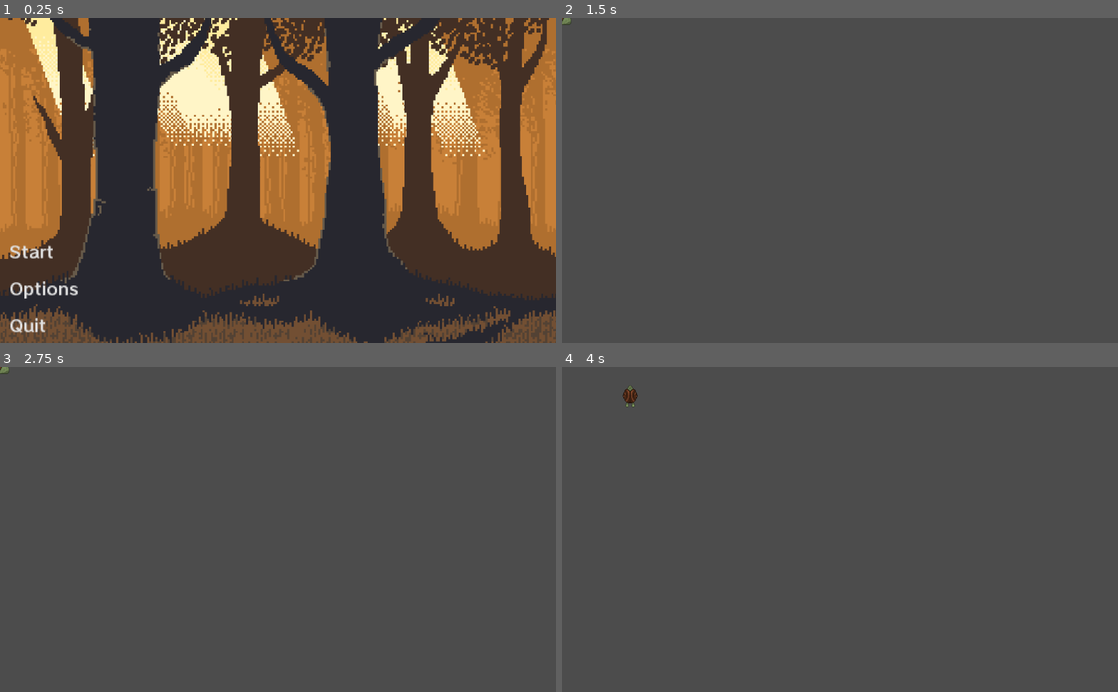
Above: before the commit, frames 1-4 (two rows, left to right).
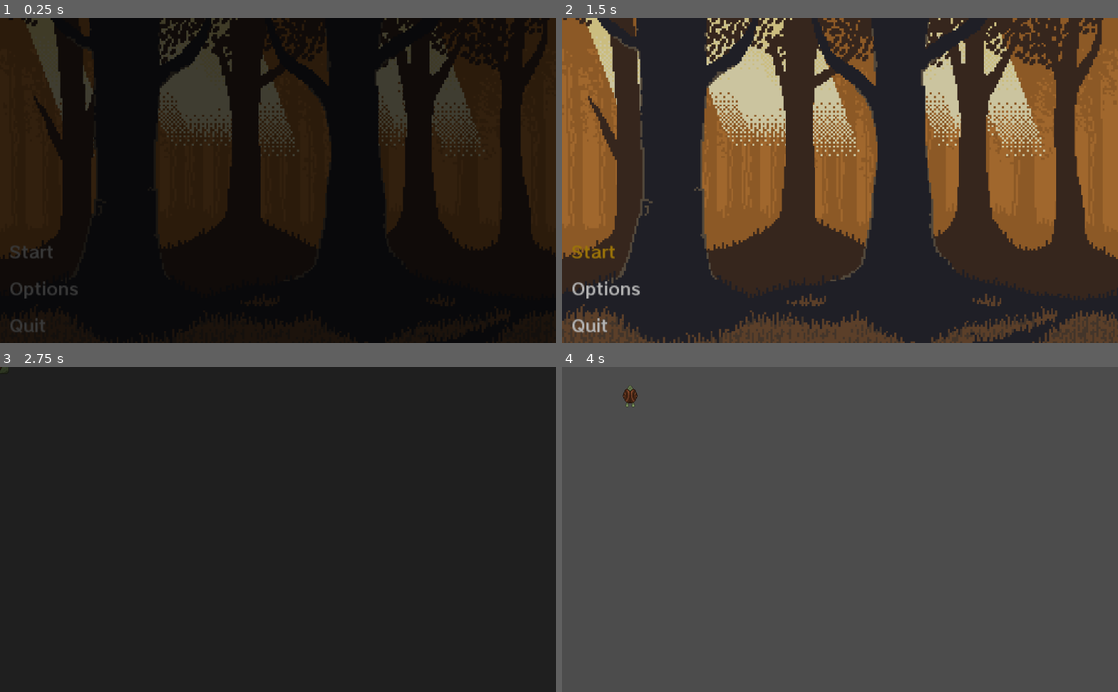
Above: after the commit, the same moments.

Repository: tyvonnou/Zelda
Game: Godot game, scene res://scenes/interface/Menu.tscn
Same seed, same stepped clock (60 frames per second), same inputs: the game is played once before the commit and once after it.
Inputs (mouse positions are in pixels of both pictures, inside the frame that each line leads up to):
- Up to frame 1 (0.25 s): no input
- Up to frame 2 (1.5 s): click "Options" at 0.5 s; click "Start" at 1.25 s
- Up to frame 3 (2.75 s): click (44, 601) at 2 s, where only the run after the commit has a clickable "Start"
- Up to frame 4 (4 s): hold Right (ui_right) 2.78-3.53 s; hold Down (ui_down) from 3.53 s (still down)

The runs differ from the first frame. In frame 1, 100% of the frame differs, in the area x 0-100%, y 0-100%; in frame 2, 99%; in frame 3, 100%; in frame 4, nothing differs.

Commit message:
[asset][scenes] - Refactoring and new feature
✨ - Add transition system between scenes
♻️  - Refactoring structure of the scripts
⚰️ - Remove dead code

Diff:
--- a/assets/menu/theme/menu.tres
+++ b/assets/menu/theme/menu.tres
@@ -7,6 +7,10 @@
 
 [sub_resource type="StyleBoxFlat" id=2]
 draw_center = false
+
+[sub_resource type="StyleBoxFlat" id=3]
+draw_center = false
+border_width_left = 10
 
 [resource]
 default_font = SubResource( 1 )
@@ -19,6 +23,6 @@
 Button/fonts/font = SubResource( 1 )
 Button/styles/disabled = null
 Button/styles/focus = SubResource( 2 )
-Button/styles/hover = null
+Button/styles/hover = SubResource( 3 )
 Button/styles/normal = null
 Button/styles/pressed = null
--- /dev/null
+++ b/scenes/interface/Buttons.gd
@@ -0,0 +1,38 @@
+extends VBoxContainer
+
+export var keyboardPressed = false
+export var buttonPressed = "NONE"
+
+func _process(delta) -> void:
+
+	# Select when keyboard pressed
+	if ((Input.is_action_pressed("ui_right") ||
+		Input.is_action_pressed("ui_left") ||
+		Input.is_action_pressed("ui_up") ||
+		Input.is_action_pressed("ui_down")) && !keyboardPressed):
+			$StartButton.grab_focus()
+			keyboardPressed = true
+
+	# Remove select keyboard if is selected with the mouse
+	if (($StartButton.is_hovered() ||
+		$OptionButton.is_hovered() ||
+		$QuitButton.is_hovered()) && keyboardPressed):
+			$StartButton.release_focus()
+			$OptionButton.release_focus()
+			$QuitButton.release_focus()
+			keyboardPressed = false
+
+func _on_StartButton_button_down():
+	$ButtonSelected.play()
+	buttonPressed = "START"
+	get_tree().get_root().set_disable_input(true)
+
+func _on_OptionButton_button_down():
+	$ButtonSelected.play()
+	buttonPressed = "OPTIONS"
+	get_tree().get_root().set_disable_input(true)
+
+func _on_QuitButton_button_down():
+	$ButtonSelected.play()
+	buttonPressed = "QUIT"
+	get_tree().get_root().set_disable_input(true)
--- a/scenes/interface/Layer1.gd
+++ /dev/null
@@ -1,23 +0,0 @@
-extends ParallaxLayer
-
-
-export (int) var sprite_scale = 4
-export (bool) var y_mirroring = false
-
-var last_screen_size = Vector2()
-func _process(_delta):
-	var screen_size = get_viewport_rect().size
-	if screen_size != last_screen_size:
-		var sprite = get_children()[0]
-		sprite.scale = Vector2(sprite_scale, sprite_scale)
-		var sprite_size = sprite.get_rect().size
-		var rect = Rect2(0, 0, sprite_size.x * ceil(screen_size.x / sprite_size.x/sprite_scale),
-		 sprite_size.y)
-		sprite.region_rect = rect
-		sprite.region_enabled = true
-		motion_mirroring = Vector2(rect.size.x*sprite_scale, 0)
-		if y_mirroring:
-			rect.size.y = sprite_size.y * ceil(screen_size.y / sprite_size.y/sprite_scale)
-			sprite.region_rect = rect
-			motion_mirroring.y = rect.size.y*sprite_scale
-	last_screen_size = screen_size
--- a/scenes/interface/Layer2.gd
+++ /dev/null
@@ -1,22 +0,0 @@
-extends ParallaxLayer
-
-export (int) var sprite_scale = 4
-export (bool) var y_mirroring = false
-
-var last_screen_size = Vector2()
-func _process(_delta):
-	var screen_size = get_viewport_rect().size
-	if screen_size != last_screen_size:
-		var sprite = get_children()[0]
-		sprite.scale = Vector2(sprite_scale, sprite_scale)
-		var sprite_size = sprite.get_rect().size
-		var rect = Rect2(0, 0, sprite_size.x * ceil(screen_size.x / sprite_size.x/sprite_scale),
-		 sprite_size.y)
-		sprite.region_rect = rect
-		sprite.region_enabled = true
-		motion_mirroring = Vector2(rect.size.x*sprite_scale, 0)
-		if y_mirroring:
-			rect.size.y = sprite_size.y * ceil(screen_size.y / sprite_size.y/sprite_scale)
-			sprite.region_rect = rect
-			motion_mirroring.y = rect.size.y*sprite_scale
-	last_screen_size = screen_size
--- a/scenes/interface/Layer3.gd
+++ /dev/null
@@ -1,22 +0,0 @@
-extends ParallaxLayer
-
-export (int) var sprite_scale = 4
-export (bool) var y_mirroring = false
-
-var last_screen_size = Vector2()
-func _process(_delta):
-	var screen_size = get_viewport_rect().size
-	if screen_size != last_screen_size:
-		var sprite = get_children()[0]
-		sprite.scale = Vector2(sprite_scale, sprite_scale)
-		var sprite_size = sprite.get_rect().size
-		var rect = Rect2(0, 0, sprite_size.x * ceil(screen_size.x / sprite_size.x/sprite_scale),
-		 sprite_size.y)
-		sprite.region_rect = rect
-		sprite.region_enabled = true
-		motion_mirroring = Vector2(rect.size.x*sprite_scale, 0)
-		if y_mirroring:
-			rect.size.y = sprite_size.y * ceil(screen_size.y / sprite_size.y/sprite_scale)
-			sprite.region_rect = rect
-			motion_mirroring.y = rect.size.y*sprite_scale
-	last_screen_size = screen_size
--- a/scenes/interface/Layer4.gd
+++ /dev/null
@@ -1,22 +0,0 @@
-extends ParallaxLayer
-
-export (int) var sprite_scale = 4
-export (bool) var y_mirroring = false
-
-var last_screen_size = Vector2()
-func _process(_delta):
-	var screen_size = get_viewport_rect().size
-	if screen_size != last_screen_size:
-		var sprite = get_children()[0]
-		sprite.scale = Vector2(sprite_scale, sprite_scale)
-		var sprite_size = sprite.get_rect().size
-		var rect = Rect2(0, 0, sprite_size.x * ceil(screen_size.x / sprite_size.x/sprite_scale),
-		 sprite_size.y)
-		sprite.region_rect = rect
-		sprite.region_enabled = true
-		motion_mirroring = Vector2(rect.size.x*sprite_scale, 0)
-		if y_mirroring:
-			rect.size.y = sprite_size.y * ceil(screen_size.y / sprite_size.y/sprite_scale)
-			sprite.region_rect = rect
-			motion_mirroring.y = rect.size.y*sprite_scale
-	last_screen_size = screen_size
--- a/scenes/interface/Menu.gd
+++ b/scenes/interface/Menu.gd
@@ -1,44 +1,17 @@
 extends Control
 
+signal scene_change_requested(next_scene)
 
-# Declare member variables here. Examples:
-var keyboardPressed = false
-export var LIGHT_SPEED = -0.02
-# var b = "text"
-
-
-# Called when the node enters the scene tree for the first time.
-func _ready():
-	pass
-
-func _process(delta) -> void:
-
-	if ((Input.is_action_pressed("ui_right") ||
-		Input.is_action_pressed("ui_left") ||
-		Input.is_action_pressed("ui_up") ||
-		Input.is_action_pressed("ui_down")) && !keyboardPressed):
-			$VBoxContainer/StartButton.grab_focus()
-			keyboardPressed = true
-
-	if (($VBoxContainer/StartButton.is_hovered() ||
-		$VBoxContainer/OptionButton.is_hovered() ||
-		$VBoxContainer/QuitButton.is_hovered()) && keyboardPressed):
-			$VBoxContainer/StartButton.release_focus()
-			$VBoxContainer/OptionButton.release_focus()
-			$VBoxContainer/QuitButton.release_focus()
-			keyboardPressed = false
-
-
-	$VBoxContainer/ParallaxBackground/Layer2.motion_offset.x += delta * -0.5
-	$VBoxContainer/ParallaxBackground/Layer1.motion_offset.x += delta * -3
-	$VBoxContainer/ParallaxBackground/Layer3.motion_offset.x += delta * -4
-	$VBoxContainer/ParallaxBackground/Layer4.motion_offset.x += delta * -7
-
-func _on_StartButton_button_down():
-	get_tree().change_scene("res://scenes/personnages/escargotVert/Personnage.tscn")
-
-func _on_OptionButton_button_down():
-	pass
-
-func _on_QuitButton_button_down():
-	get_tree().quit() # Replace with function body.
+func _process(_delta: float) -> void:
+	# Button effect after sound is playing
+	if ($Buttons.buttonPressed != "NONE"):
+		match ($Buttons.buttonPressed):
+			"START":
+				get_tree().get_root().set_disable_input(false)
+				emit_signal("scene_change_requested", "res://scenes/personnages/escargotVert/Personnage.tscn")
+				$Buttons.buttonPressed = "NONE"
+			"OPTIONS":
+				get_tree().get_root().set_disable_input(false)
+				$Buttons.buttonPressed = "NONE"
+			"QUIT":
+				get_tree().quit()
--- a/scenes/interface/Menu.tscn
+++ b/scenes/interface/Menu.tscn
@@ -7,19 +7,19 @@
 [ext_resource path="res://assets/menu/layers/parallax-forest-middle-trees.png" type="Texture" id=5]
 [ext_resource path="res://assets/menu/layers/parallax-forest-lights.png" type="Texture" id=6]
 [ext_resource path="res://assets/menu/layers/parallax-forest-front-trees.png" type="Texture" id=7]
+[ext_resource path="res://assets/audio/menu/UI_Quirky7.ogg" type="AudioStream" id=8]
+[ext_resource path="res://scenes/interface/ParallaxBackground.gd" type="Script" id=9]
+[ext_resource path="res://scenes/interface/Buttons.gd" type="Script" id=10]
+[ext_resource path="res://scenes/transition/Transition.tscn" type="PackedScene" id=11]
 
 [node name="Menu" type="Control"]
-anchor_left = -0.135
-anchor_top = -0.128
-anchor_right = 0.133
-anchor_bottom = 0.128
-margin_left = 138.24
-margin_top = 76.8
-margin_right = -136.192
-margin_bottom = -76.8
+anchor_right = 1.0
+anchor_bottom = 1.0
+margin_right = -1024.0
+margin_bottom = -600.0
 script = ExtResource( 1 )
 
-[node name="VBoxContainer" type="VBoxContainer" parent="."]
+[node name="Buttons" type="VBoxContainer" parent="."]
 anchor_left = 0.036
 anchor_top = 0.624
 anchor_right = 0.176
@@ -30,8 +30,9 @@
 margin_bottom = 498.0
 rect_scale = Vector2( 2, 2 )
 theme = ExtResource( 2 )
+script = ExtResource( 10 )
 
-[node name="StartButton" type="Button" parent="VBoxContainer"]
+[node name="StartButton" type="Button" parent="Buttons"]
 margin_right = 76.0
 margin_bottom = 30.0
 focus_neighbour_top = NodePath("../QuitButton")
@@ -39,7 +40,7 @@
 flat = true
 align = 0
 
-[node name="OptionButton" type="Button" parent="VBoxContainer"]
+[node name="OptionButton" type="Button" parent="Buttons"]
 margin_top = 34.0
 margin_right = 76.0
 margin_bottom = 64.0
@@ -47,7 +48,7 @@
 flat = true
 align = 0
 
-[node name="QuitButton" type="Button" parent="VBoxContainer"]
+[node name="QuitButton" type="Button" parent="Buttons"]
 margin_top = 68.0
 margin_right = 76.0
 margin_bottom = 98.0
@@ -56,42 +57,49 @@
 flat = true
 align = 0
 
-[node name="ParallaxBackground" type="ParallaxBackground" parent="VBoxContainer"]
+[node name="ParallaxBackground" type="ParallaxBackground" parent="Buttons"]
 scale = Vector2( 3.8, 3.8 )
 transform = Transform2D( 3.8, 0, 0, 3.8, 0, 0 )
+script = ExtResource( 9 )
 
-[node name="Layer1" type="ParallaxLayer" parent="VBoxContainer/ParallaxBackground"]
+[node name="Layer1" type="ParallaxLayer" parent="Buttons/ParallaxBackground"]
 motion_mirroring = Vector2( 272, 0 )
 
-[node name="Sprite" type="Sprite" parent="VBoxContainer/ParallaxBackground/Layer1"]
+[node name="Sprite" type="Sprite" parent="Buttons/ParallaxBackground/Layer1"]
 texture = ExtResource( 4 )
 centered = false
 
-[node name="Layer2" type="ParallaxLayer" parent="VBoxContainer/ParallaxBackground"]
+[node name="Layer2" type="ParallaxLayer" parent="Buttons/ParallaxBackground"]
 motion_mirroring = Vector2( 272, 0 )
 
-[node name="Sprite" type="Sprite" parent="VBoxContainer/ParallaxBackground/Layer2"]
+[node name="Sprite" type="Sprite" parent="Buttons/ParallaxBackground/Layer2"]
 texture = ExtResource( 6 )
 centered = false
 
-[node name="Layer3" type="ParallaxLayer" parent="VBoxContainer/ParallaxBackground"]
+[node name="Layer3" type="ParallaxLayer" parent="Buttons/ParallaxBackground"]
 motion_mirroring = Vector2( 272, 0 )
 
-[node name="Sprite" type="Sprite" parent="VBoxContainer/ParallaxBackground/Layer3"]
+[node name="Sprite" type="Sprite" parent="Buttons/ParallaxBackground/Layer3"]
 texture = ExtResource( 5 )
 centered = false
 
-[node name="Layer4" type="ParallaxLayer" parent="VBoxContainer/ParallaxBackground"]
+[node name="Layer4" type="ParallaxLayer" parent="Buttons/ParallaxBackground"]
 motion_mirroring = Vector2( 272, 0 )
 
-[node name="Sprite" type="Sprite" parent="VBoxContainer/ParallaxBackground/Layer4"]
+[node name="Sprite" type="Sprite" parent="Buttons/ParallaxBackground/Layer4"]
 texture = ExtResource( 7 )
 centered = false
+
+[node name="ButtonSelected" type="AudioStreamPlayer" parent="Buttons"]
+stream = ExtResource( 8 )
 
 [node name="BackgroundMusic" type="AudioStreamPlayer" parent="."]
 stream = ExtResource( 3 )
 autoplay = true
 
-[connection signal="button_down" from="VBoxContainer/StartButton" to="." method="_on_StartButton_button_down"]
-[connection signal="button_down" from="VBoxContainer/OptionButton" to="." method="_on_OptionButton_button_down"]
-[connection signal="button_down" from="VBoxContainer/QuitButton" to="." method="_on_QuitButton_button_down"]
+[node name="Transition" parent="." instance=ExtResource( 11 )]
+
+[connection signal="scene_change_requested" from="." to="Transition" method="transition_to"]
+[connection signal="button_down" from="Buttons/StartButton" to="Buttons" method="_on_StartButton_button_down"]
+[connection signal="button_down" from="Buttons/OptionButton" to="Buttons" method="_on_OptionButton_button_down"]
+[connection signal="button_down" from="Buttons/QuitButton" to="Buttons" method="_on_QuitButton_button_down"]
--- /dev/null
+++ b/scenes/interface/ParallaxBackground.gd
@@ -0,0 +1,14 @@
+extends ParallaxBackground
+
+export var LIGHT_SPEED = -0.5
+export var BACKGROUND_SPEED = -2
+export var MIDDLE_SPEED = -3
+export var FRONT_SPEED = -6
+
+# Called every frame. 'delta' is the elapsed time since the previous frame.
+func _process(delta) -> void:
+	# Parrallax effect
+	$Layer2.motion_offset.x += delta * LIGHT_SPEED
+	$Layer1.motion_offset.x += delta * BACKGROUND_SPEED
+	$Layer3.motion_offset.x += delta * MIDDLE_SPEED
+	$Layer4.motion_offset.x += delta * FRONT_SPEED
--- a/scenes/personnages/escargotVert/Personnage.tscn
+++ b/scenes/personnages/escargotVert/Personnage.tscn
@@ -5,8 +5,7 @@
 [ext_resource path="res://scenes/personnages/escargotVert/Personnage.gd" type="Script" id=3]
 [ext_resource path="res://assets/character/Personnage/Green Manzana SV_Battler.png" type="Texture" id=4]
 [ext_resource path="res://assets/character/Personnage/Manzana Green Version FlipV.png" type="Texture" id=5]
-
-[sub_resource type="GDScript" id=21]
+[ext_resource path="res://scenes/transition/Transition.tscn" type="PackedScene" id=6]
 
 [sub_resource type="RectangleShape2D" id=1]
 extents = Vector2( 15, 7 )
@@ -108,7 +107,6 @@
 } ]
 
 [node name="Personnage" type="Node2D"]
-script = SubResource( 21 )
 
 [node name="Personnage" type="KinematicBody2D" parent="."]
 script = ExtResource( 3 )
@@ -120,5 +118,7 @@
 [node name="EscargotVert" type="AnimatedSprite" parent="Personnage"]
 position = Vector2( -2, -19 )
 frames = SubResource( 9 )
-frame = 2
+frame = 3
 playing = true
+
+[node name="Transition" parent="." instance=ExtResource( 6 )]
--- /dev/null
+++ b/scenes/transition/Transition.gd
@@ -0,0 +1,20 @@
+extends CanvasLayer
+
+export (float) var fade_duration := 1
+
+onready var color_rect: ColorRect = $ColorRect
+onready var tween: Tween = $Tween
+
+
+func _ready() -> void:
+	tween.interpolate_property(color_rect, "modulate:a", 1, 0, fade_duration)
+	tween.interpolate_callback(color_rect, fade_duration, "hide")
+	tween.start()
+
+
+func transition_to(next_scene) -> void:
+	color_rect.show()
+	tween.interpolate_property(color_rect, "modulate:a", 0, 1, fade_duration)
+	tween.start()
+	yield(tween, "tween_all_completed")
+	get_tree().change_scene(next_scene)
--- /dev/null
+++ b/scenes/transition/Transition.tscn
@@ -0,0 +1,15 @@
+[gd_scene load_steps=2 format=2]
+
+[ext_resource path="res://scenes/transition/Transition.gd" type="Script" id=1]
+
+[node name="Transition" type="CanvasLayer"]
+script = ExtResource( 1 )
+
+[node name="ColorRect" type="ColorRect" parent="."]
+anchor_right = 1.005
+anchor_bottom = 1.012
+margin_right = -0.119995
+margin_bottom = -0.200073
+color = Color( 0, 0, 0, 1 )
+
+[node name="Tween" type="Tween" parent="."]
Not shown, added: assets/audio/menu/UI_Quirky7.ogg.import
Not shown: 1 places in assets/menu/theme/menu.tres that only renumber resources
Not shown: 1 places in scenes/interface/Menu.tscn that only renumber resources
Not shown, added: assets/audio/menu/UI_Quirky7.ogg
